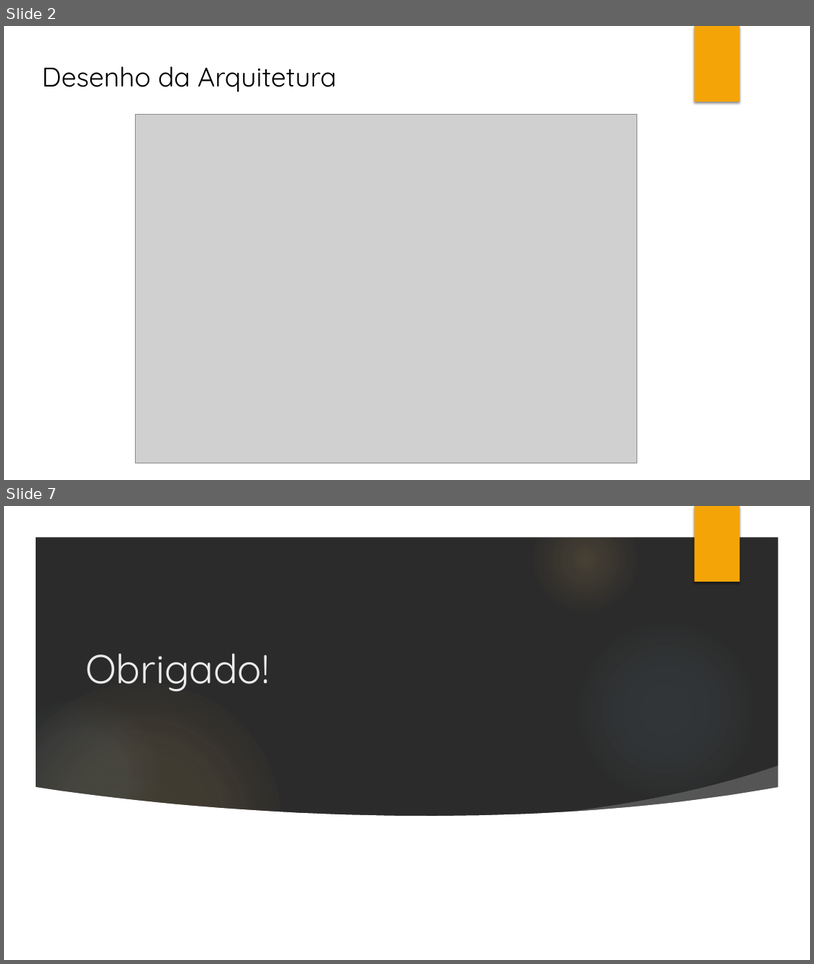
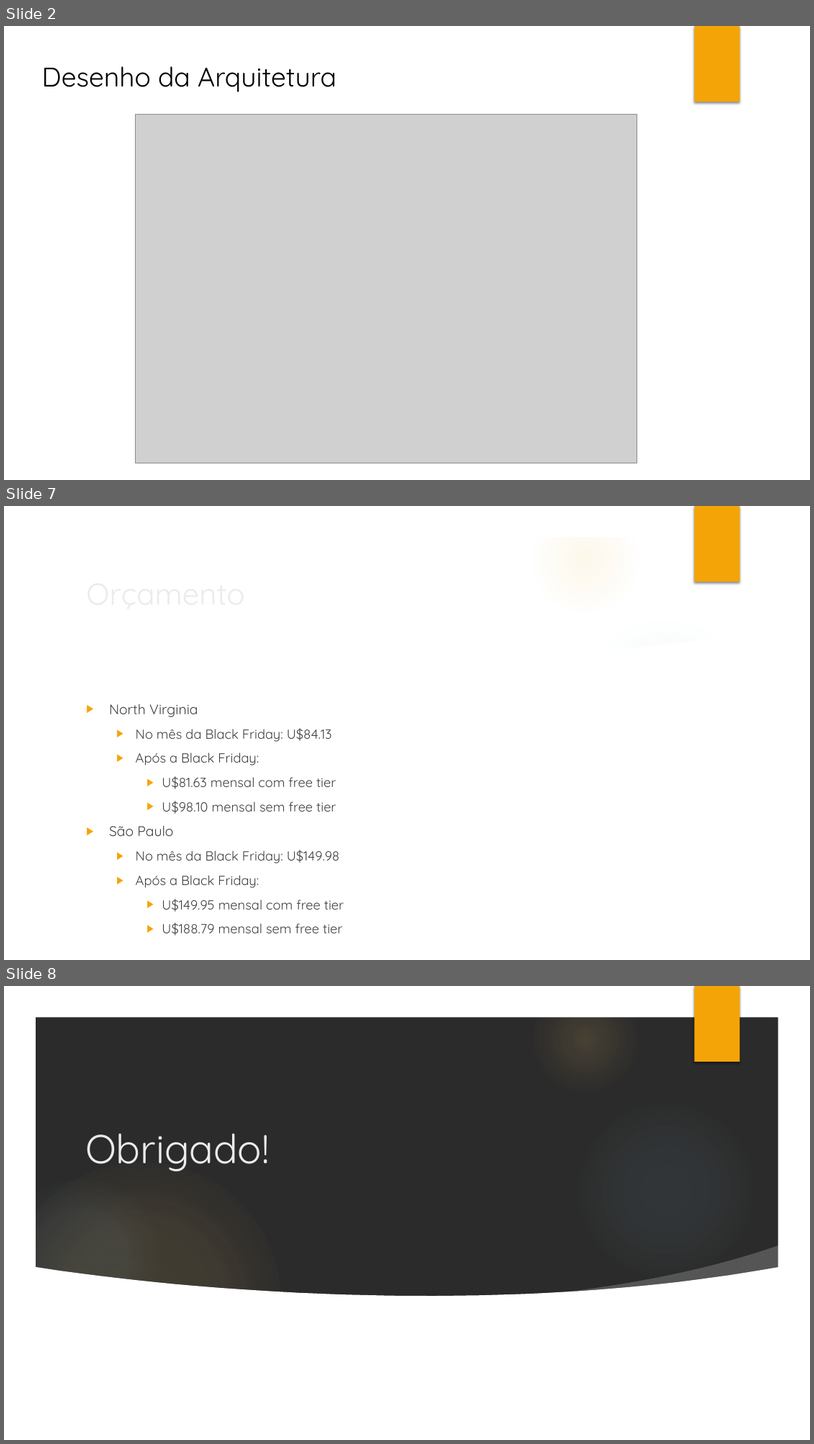
Before and after one commit to JoaoTrevisanMartins/challenge, a slide deck: Segunda Entrega/apresentacao_2a_entrega.pptx. Shown one above the other, each under a label of ours: slides 2 and 7 before the commit, slides 2, 7 and 8 after it; the slides between them are not shown. The pictures are 814x964 and 814x1444 pixels, drawn with LibreOffice and Linux fonts; fonts in the diff are those of the drawing; grey boxes stand for pictures; background and template pictures are left out; a plain dark background stands for a picture behind light text. Boxes give left, top, right and bottom in pixels: in the first picture for what was removed or moved away, otherwise in the second. Text is boxed around its words. In the diff, an @@ line names an element or a change of style, - is before the commit and + after.

```diff
--- a/Segunda Entrega/apresentacao_2a_entrega.pptx
+++ b/Segunda Entrega/apresentacao_2a_entrega.pptx
@@ slide 7 added at box(4, 506, 810, 960), background picture (left out); not listed: 8 template elements that a slide beside it also shows @@
@@ title added at box(80, 569, 660, 618), 36 pt, text #EBEBEB @@
+Orçamento
@@ freeform shape added at box(565, 607, 785, 672), fill #FFFFFF at 20% opacity @@
@@ freeform shape added at box(34, 629, 780, 929), fill #FFFFFF @@
@@ text added at box(109, 704, 344, 933), 15.7 pt, text #404040 @@
+▶ North Virginia
+  ▶ No mês da Black Friday: U$84.13
+  ▶ Após a Black Friday:
+    ▶ U$81.63 mensal com free tier
+    ▶ U$98.10 mensal sem free tier
+▶ São Paulo
+  ▶ No mês da Black Friday: U$149.98
+  ▶ Após a Black Friday:
+    ▶ U$149.95 mensal com free tier
+    ▶ U$188.79 mensal sem free tier
@@ what was slide 7 is now slide 8 @@
```
Also in this commit, not shown: 2 slides changed, 2 other slides added, 2 slides removed.
